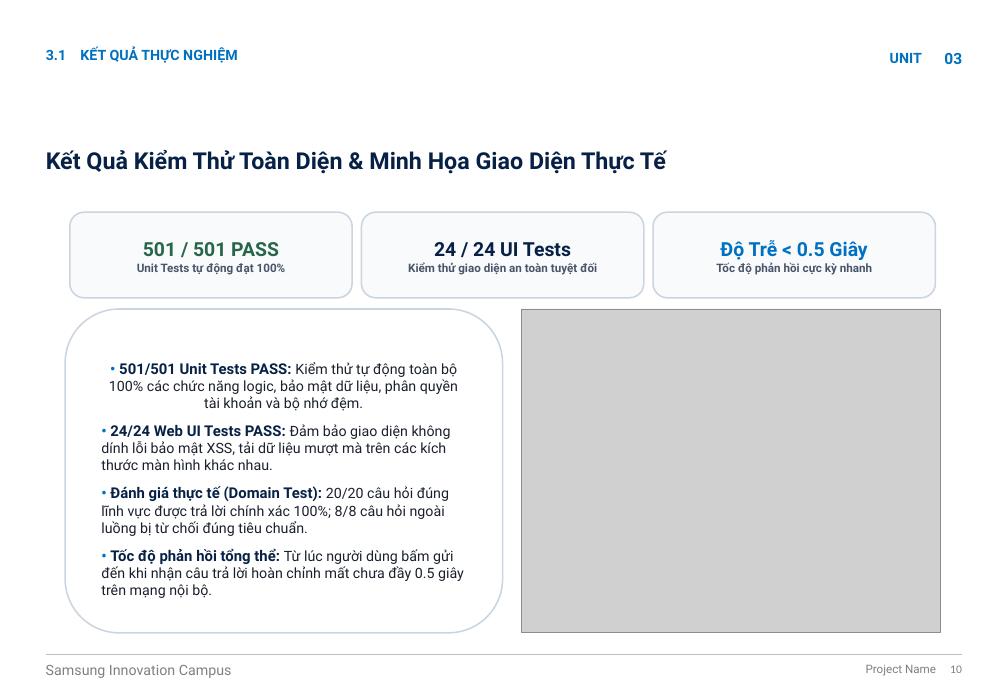
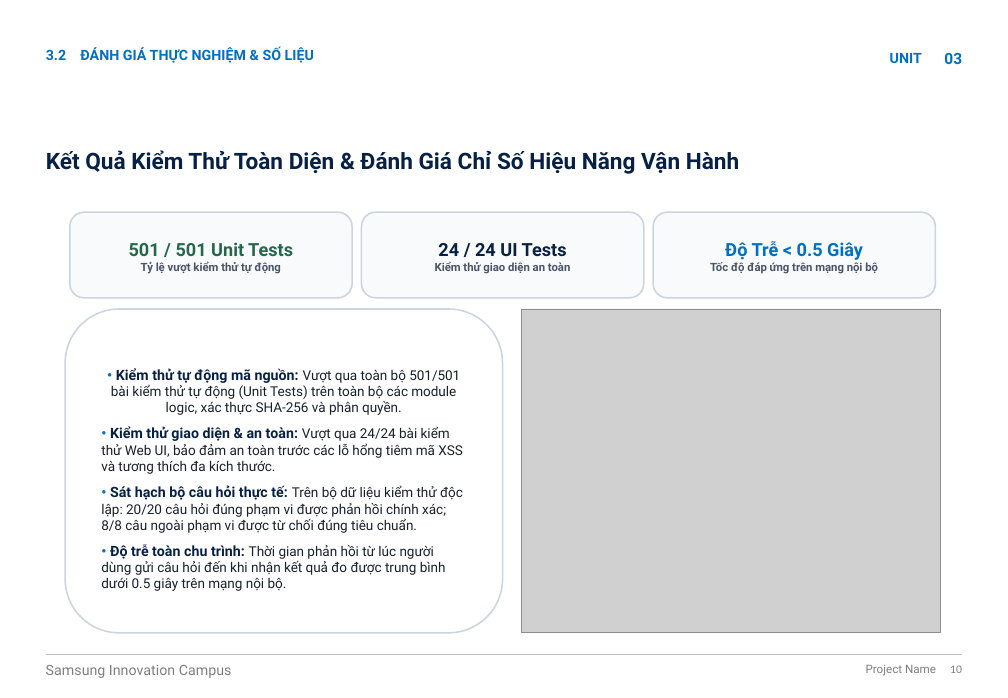
Before and after one commit to quocdoanhdang2-sketch/dusnx-platform, a slide deck: slide 10 of docs/SIC_AI_Capstone_Project_DUSNX_Presentation.pptx. Drawn at 1008x698 pixels with LibreOffice and Linux fonts; fonts in the diff are those of the drawing; grey boxes stand for pictures; background and template pictures are left out. Boxes give left, top, right and bottom in pixels: in the first picture for what was removed or moved away, otherwise in the second. Text is boxed around its words. In the diff, an @@ line names an element or a change of style, - is before the commit and + after.

```diff
--- a/docs/SIC_AI_Capstone_Project_DUSNX_Presentation.pptx
+++ b/docs/SIC_AI_Capstone_Project_DUSNX_Presentation.pptx
@@ text at [46,49,66,60]: text changed @@
-3.1
+3.2
@@ text at [80,46,314,63]: text changed @@
-KẾT QUẢ THỰC NGHIỆM
+ĐÁNH GIÁ THỰC NGHIỆM & SỐ LIỆU
@@ title at [46,150,739,174]: text changed; size 18 to 17.5 pt @@
-Kết Quả Kiểm Thử Toàn Diện & Minh Họa Giao Diện Thực Tế
+Kết Quả Kiểm Thử Toàn Diện & Đánh Giá Chỉ Số Hiệu Năng Vận Hành
@@ text in rounded rectangle at [129,242,293,274]: text changed; size 9 to 8.8 pt @@
-501 / 501 PASS
-Unit Tests tự động đạt 100%
+501 / 501 Unit Tests
+Tỷ lệ vượt kiểm thử tự động
@@ text in rounded rectangle at [435,261,570,274]: text changed; size 9 to 8.8 pt @@
-Kiểm thử giao diện an toàn tuyệt đối
+Kiểm thử giao diện an toàn
@@ text in rounded rectangle at [438,243,567,256]: size 15 to 14 pt in "24 / 24 UI Tests" @@
@@ text in rounded rectangle at [710,262,878,274]: text changed; size 9 to 8.8 pt @@
-Tốc độ phản hồi cực kỳ nhanh
+Tốc độ đáp ứng trên mạng nội bộ
@@ text in rounded rectangle at [725,241,863,260]: size 15 to 14 pt in "Độ Trễ < 0.5 Giây" @@
@@ text in rounded rectangle at [101,368,463,591]: text changed; size 11 to 10.5 pt @@
-• 501/501 Unit Tests PASS: Kiểm thử tự động toàn bộ 100% các chức năng logic, bảo mật dữ liệu, phân quyền tài khoản và bộ nhớ đệm.
-• 24/24 Web UI Tests PASS: Đảm bảo giao diện không dính lỗi bảo mật XSS, tải dữ liệu mượt mà trên các kích thước màn hình khác nhau.
-• Đánh giá thực tế (Domain Test): 20/20 câu hỏi đúng lĩnh vực được trả lời chính xác 100%; 8/8 câu hỏi ngoài luồng bị từ chối đúng tiêu chuẩn.
-• Tốc độ phản hồi tổng thể: Từ lúc người dùng bấm gửi đến khi nhận câu trả lời hoàn chỉnh mất chưa đầy 0.5 giây trên mạng nội bộ.
+• Kiểm thử tự động mã nguồn: Vượt qua toàn bộ 501/501 bài kiểm thử tự động (Unit Tests) trên toàn bộ các module logic, xác thực SHA-256 và phân quyền.
+• Kiểm thử giao diện & an toàn: Vượt qua 24/24 bài kiểm thử Web UI, bảo đảm an toàn trước các lỗ hổng tiêm mã XSS và tương thích đa kích thước.
+• Sát hạch bộ câu hỏi thực tế: Trên bộ dữ liệu kiểm thử độc lập: 20/20 câu hỏi đúng phạm vi được phản hồi chính xác; 8/8 câu ngoài phạm vi được từ chối đúng tiêu chuẩn.
+• Độ trễ toàn chu trình: Thời gian phản hồi từ lúc người dùng gửi câu hỏi đến khi nhận kết quả đo được trung bình dưới 0.5 giây trên mạng nội bộ.
```
Also in this commit, not shown: 10 other slides changed, 2 other files.
